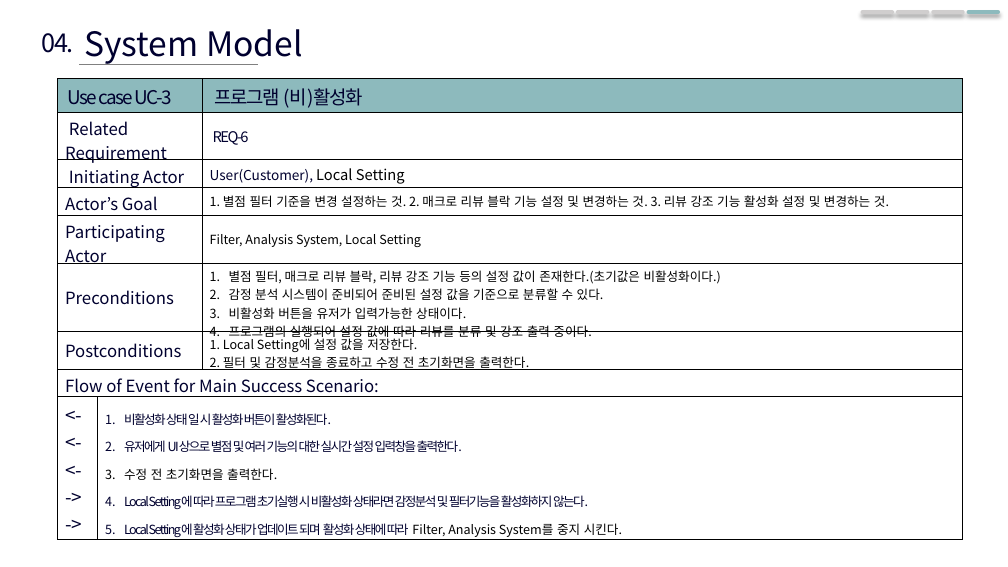
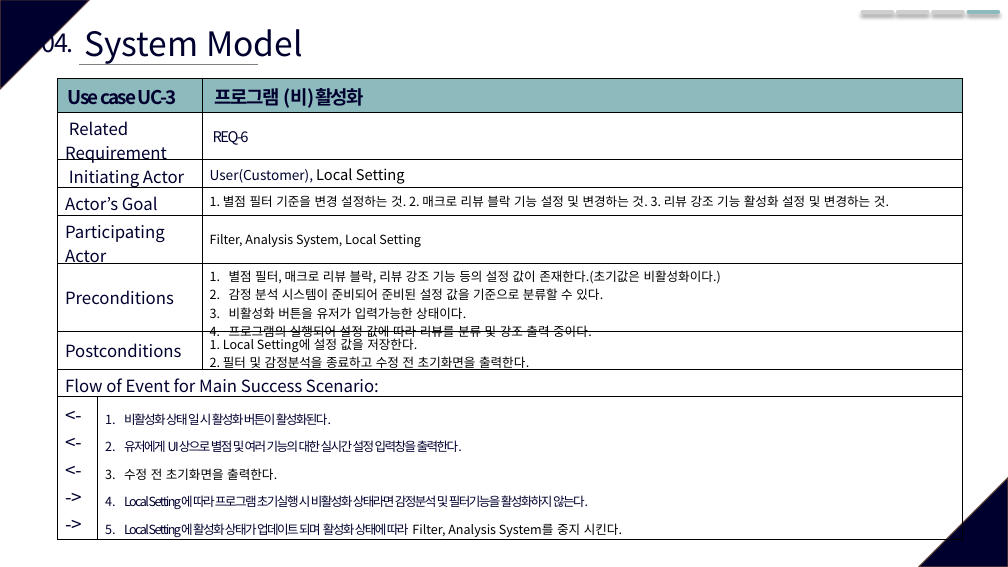
Before and after one commit to SWE-15-Team/Sentiment-Analysis-System, a slide deck: slide 16 of Checkpoint_1st.pptx (slide 7 before the commit). Drawn at 1008x567 pixels with LibreOffice and Linux fonts; fonts in the diff are those of the drawing. Boxes give left, top, right and bottom in pixels: in the first picture for what was removed or moved away, otherwise in the second. Text is boxed around its words. In the diff, an @@ line names an element or a change of style, - is before the commit and + after.

```diff
--- a/Checkpoint_1st.pptx
+++ b/Checkpoint_1st.pptx
@@ triangle added at (x1=0, y1=0, x2=89, y2=89), fill #00002F, outline #5B3F33 1 pt @@
@@ table at (x1=57, y1=79, x2=963, y2=541) @@
@@ bold on in "Use case UC-3", "프로그램 (비)활성화" @@
@@ triangle added at (x1=919, y1=478, x2=1008, y2=567), fill #00002F, outline #5B3F33 1 pt @@
```
Also in this commit, not shown: 6 other slides changed, 14 slides added, 1 other file.
